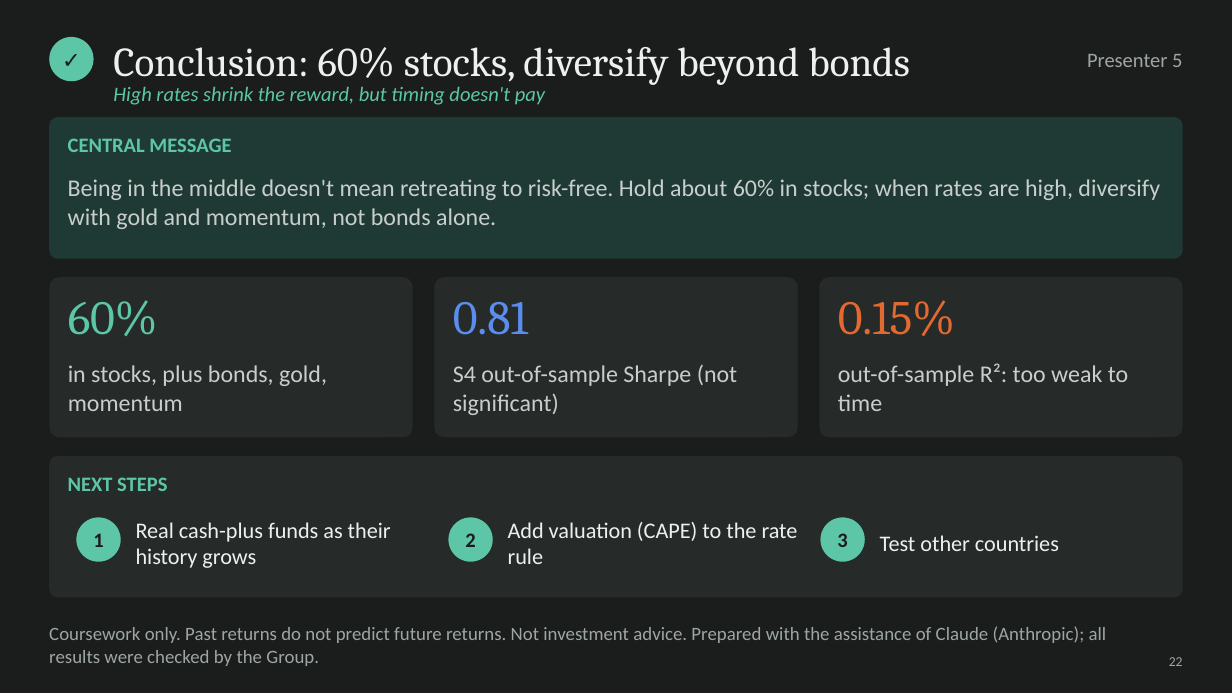
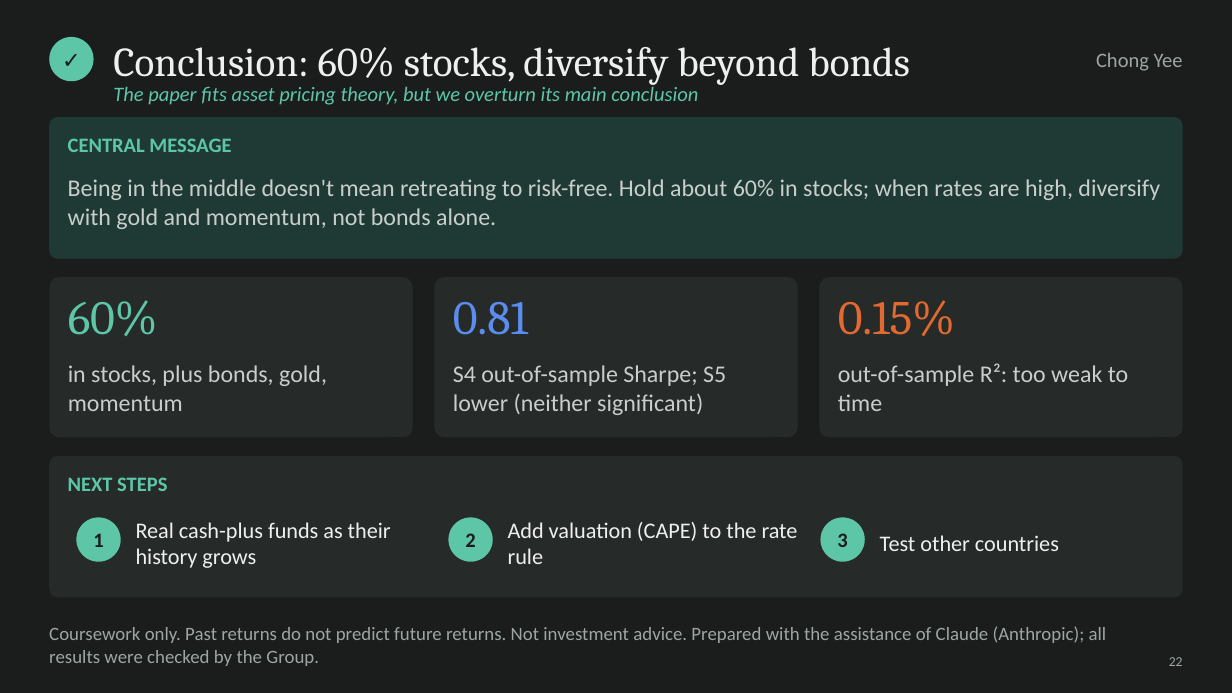
Before and after one commit to cyee02/MQF, a slide deck: slide 22 of QF600/Final Assignment/04 - Presentation Slides Group 6.pptx. Drawn at 1232x693 pixels with LibreOffice and Linux fonts; fonts in the diff are those of the drawing. Boxes give left, top, right and bottom in pixels: in the first picture for what was removed or moved away, otherwise in the second. Text is boxed around its words. In the diff, an @@ line names an element or a change of style, - is before the commit and + after.

```diff
--- a/QF600/Final Assignment/04 - Presentation Slides Group 6.pptx
+++ b/QF600/Final Assignment/04 - Presentation Slides Group 6.pptx
@@ text at <box>1096,53,1183,71</box>: text changed @@
-Presenter 5
+Chong Yee
@@ text at <box>113,84,698,105</box>: text changed @@
-High rates shrink the reward, but timing doesn't pay
+The paper fits asset pricing theory, but we overturn its main conclusion
@@ text at <box>453,365,726,415</box>: text changed @@
-S4 out-of-sample Sharpe (not significant)
+S4 out-of-sample Sharpe; S5 lower (neither significant)
```
Also in this commit, not shown: 25 other slides changed, 1 slide added, 10 other files.
